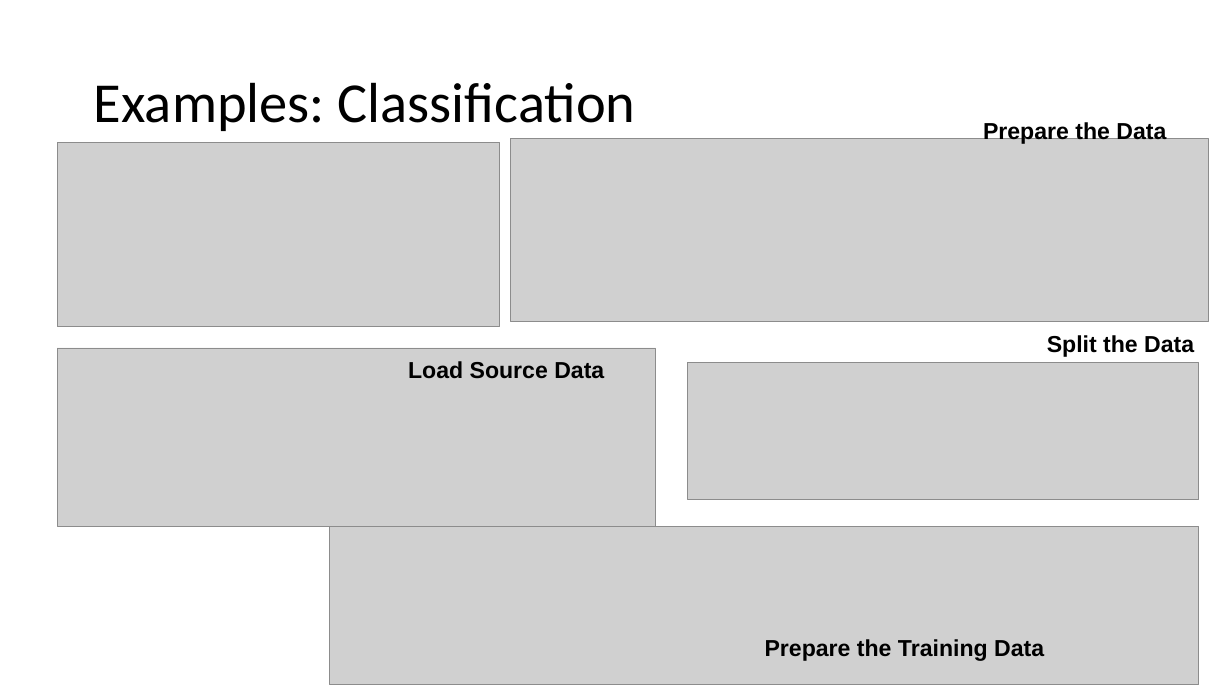
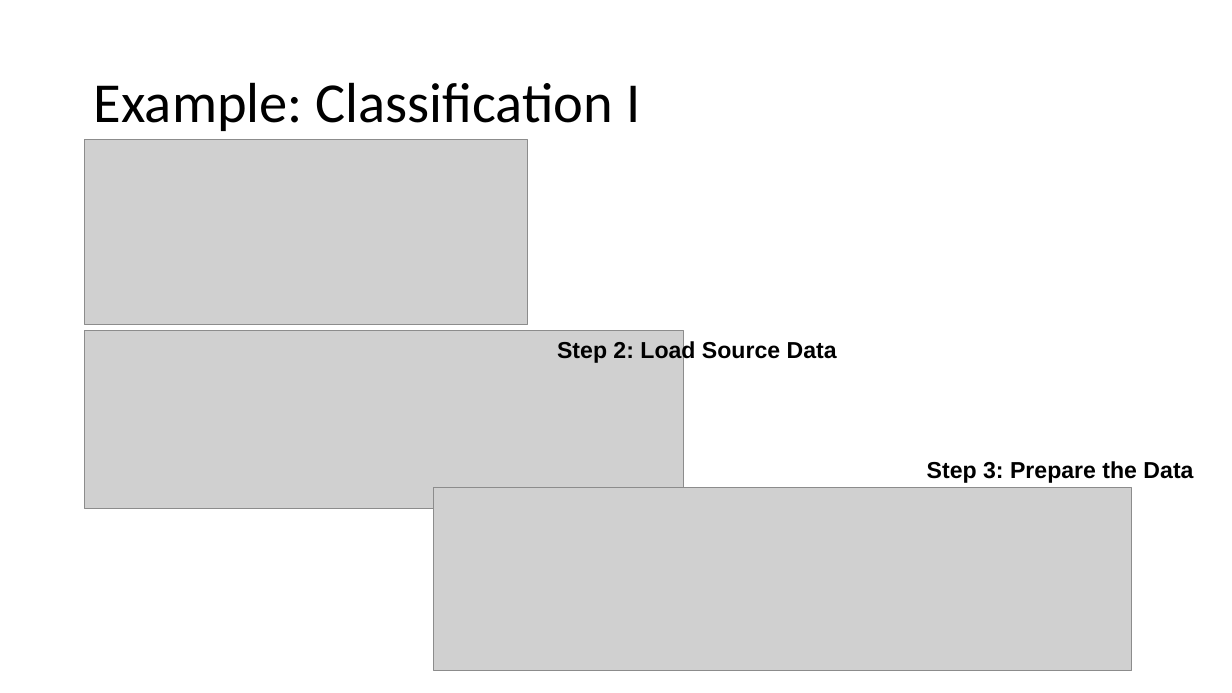
Before and after one commit to Azure-Bootcamp-Troy/GettingStartedMLSparkHDInsight, a slide deck: slide 25 of Getting Started with ML with Spark on HDInsight.pptx (slide 23 before the commit). Drawn at 1232x693 pixels with LibreOffice and Linux fonts; fonts in the diff are those of the drawing; grey boxes stand for pictures. Boxes give left, top, right and bottom in pixels: in the first picture for what was removed or moved away, otherwise in the second. Text is boxed around its words. In the diff, an @@ line names an element or a change of style, - is before the commit and + after.

```diff
--- a/Getting Started with ML with Spark on HDInsight.pptx
+++ b/Getting Started with ML with Spark on HDInsight.pptx
@@ title at bbox=[94, 82, 640, 131]: text changed @@
-Examples: Classification
+Example: Classification I
@@ picture: place and size @@
-picture at bbox=[57, 142, 500, 327]
+picture at bbox=[85, 140, 528, 324]
@@ picture: place and size @@
-picture at bbox=[57, 348, 656, 527]
+picture at bbox=[85, 331, 684, 509]
@@ text at bbox=[557, 339, 837, 363]: text changed @@
-Load Source Data
+Step 2: Load Source Data
@@ text removed at bbox=[1047, 335, 1194, 357] @@
-Split the Data
@@ picture removed at bbox=[688, 362, 1199, 500] @@
@@ text at bbox=[927, 461, 1193, 483]: text changed @@
-Prepare the Data
+Step 3: Prepare the Data
@@ picture: place and size @@
-picture at bbox=[511, 139, 1209, 322]
+picture at bbox=[434, 488, 1132, 671]
@@ picture removed at bbox=[330, 526, 1200, 685] @@
@@ text removed at bbox=[765, 639, 1044, 661] @@
-Prepare the Training Data
```
Also in this commit, not shown: 9 other slides changed, 5 slides added, 1 other file.
